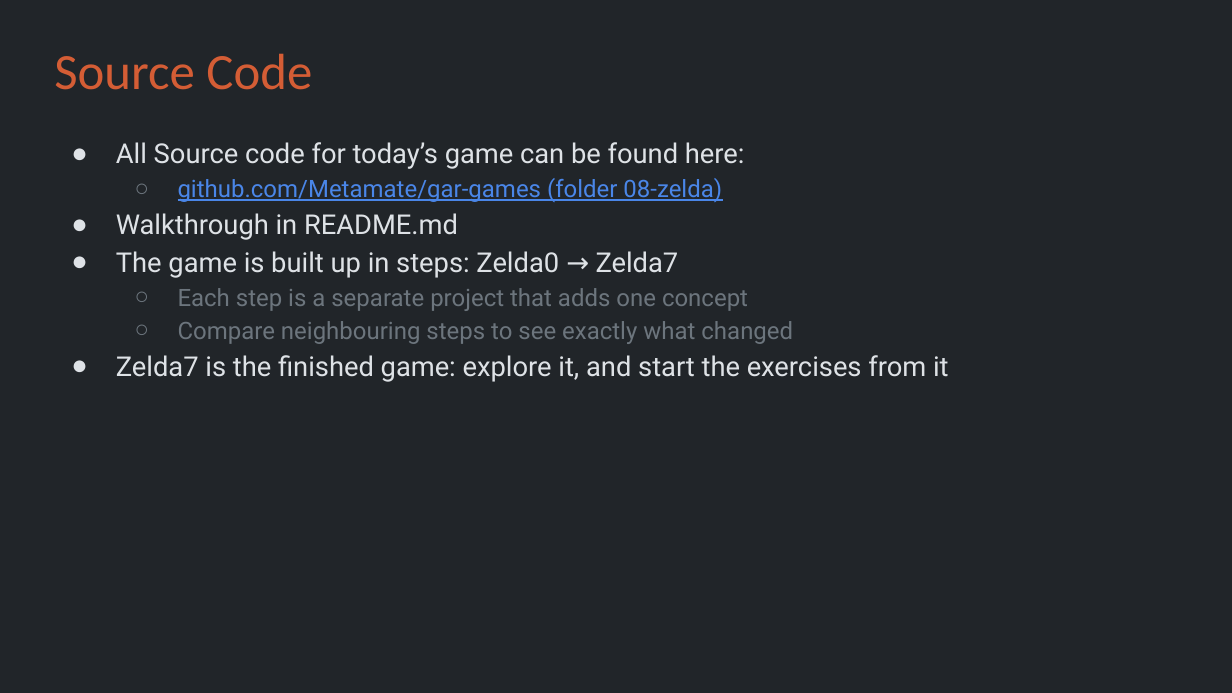
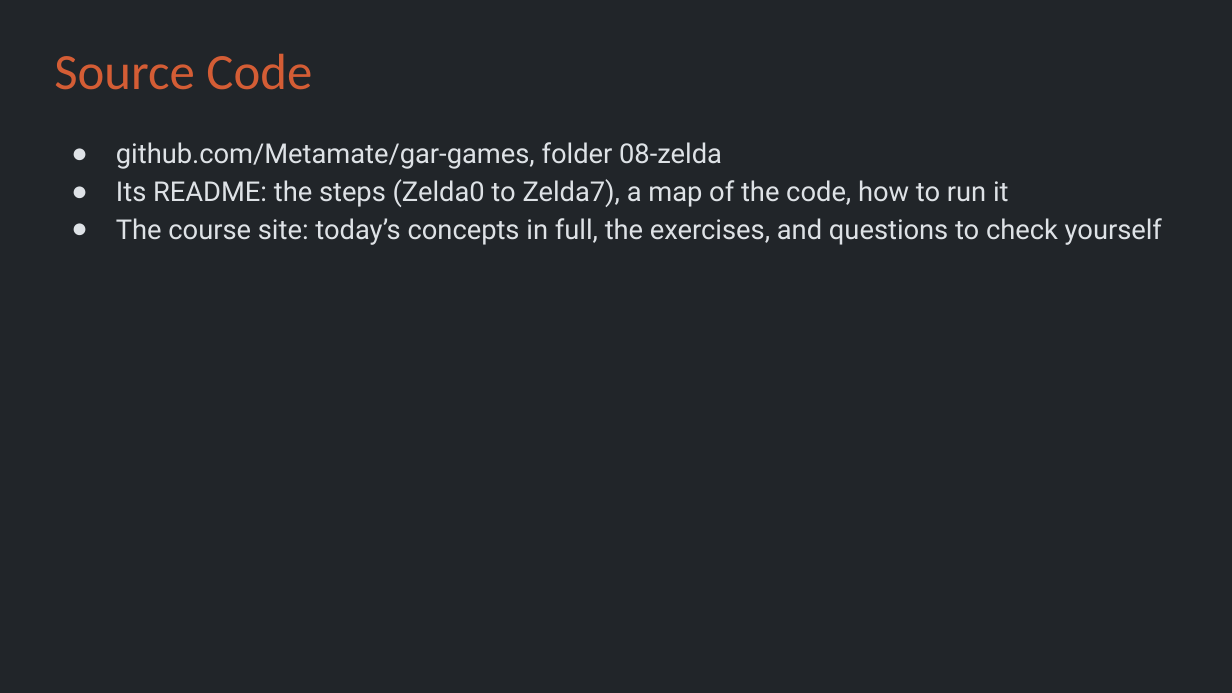
Before and after one commit to Metamate/gar, a slide deck: slide 5 of slides/08 The Legend of Zelda.pptx. Drawn at 1232x693 pixels with LibreOffice and Linux fonts; fonts in the diff are those of the drawing. Boxes give left, top, right and bottom in pixels: in the first picture for what was removed or moved away, otherwise in the second. Text is boxed around its words. In the diff, an @@ line names an element or a change of style, - is before the commit and + after.

```diff
--- a/slides/08 The Legend of Zelda.pptx
+++ b/slides/08 The Legend of Zelda.pptx
@@ text at <box>116,142,1162,245</box>: text changed @@
-● All Source code for today’s game can be found here:
-  ○ github.com/Metamate/gar-games (folder 08-zelda)
-● Walkthrough in README.md
-● The game is built up in steps: Zelda0 → Zelda7
-  ○ Each step is a separate project that adds one concept
-  ○ Compare neighbouring steps to see exactly what changed
-● Zelda7 is the finished game: explore it, and start the exercises from it
+● github.com/Metamate/gar-games, folder 08-zelda
+● Its README: the steps (Zelda0 to Zelda7), a map of the code, how to run it
+● The course site: today’s concepts in full, the exercises, and questions to check yourself
```
Also in this commit, not shown: 8 other slides changed, 2 slides added, 1 slide removed.
